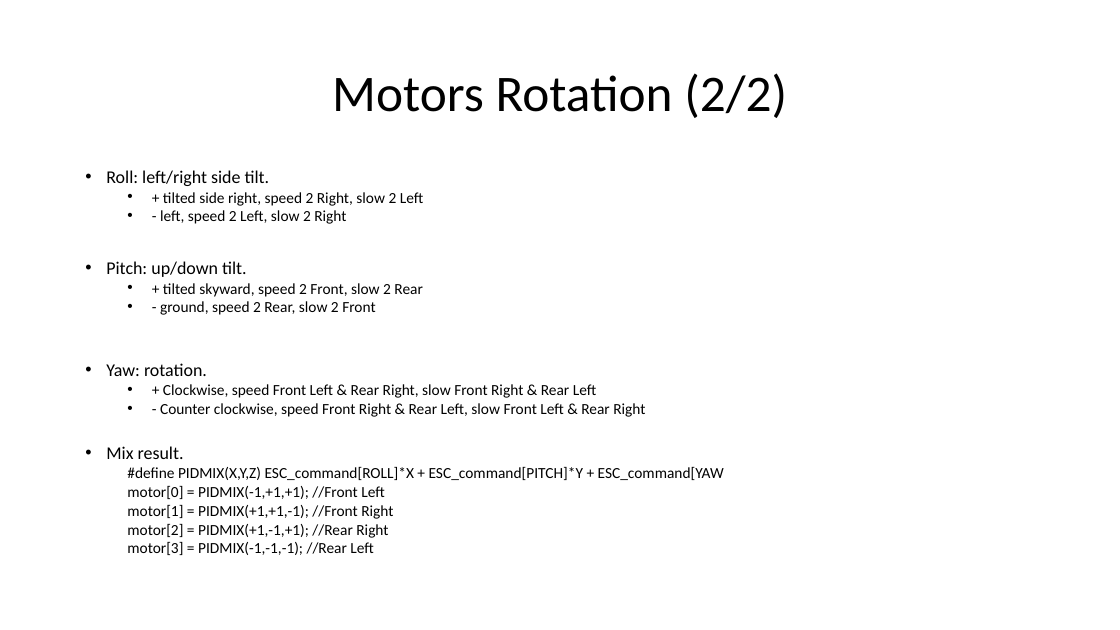
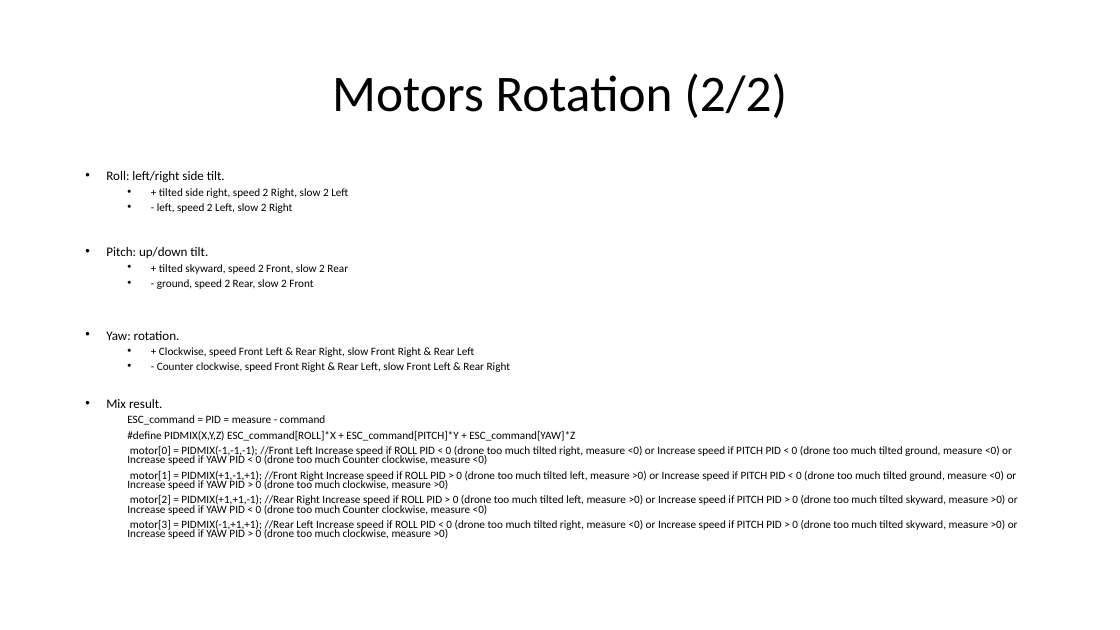
Before and after one commit to RobotEdh/RobotMicroControl, a slide deck: slide 6 of libraries/Diagramm Drone.pptx. Drawn at 1120x630 pixels with LibreOffice and Linux fonts; fonts in the diff are those of the drawing. Boxes give left, top, right and bottom in pixels: in the first picture for what was removed or moved away, otherwise in the second. Text is boxed around its words. In the diff, an @@ line names an element or a change of style, - is before the commit and + after.

```diff
--- a/libraries/Diagramm Drone.pptx
+++ b/libraries/Diagramm Drone.pptx
@@ text at (106, 171, 510, 408): size 15.4 to 11.2 pt in "Roll: left/right side tilt.", "Pitch: up/down tilt.", "Yaw: rotation.", "Mix result."; size 13.2 to 9.6 pt in "+ tilted side right, speed 2 Right, ...", "- left, speed 2 Left, slow 2 ...", "+ tilted skyward, speed 2 Front, slow ...", "- ground, speed 2 Rear, slow 2 ..." and 2 more places @@
@@ text at (127, 415, 1018, 539): text changed; size 13.2 to 9.6 pt @@
-  #define PIDMIX(X,Y,Z) ESC_command[ROLL]*X + ESC_command[PITCH]*Y + ESC_command[YAW
-  motor[0] = PIDMIX(-1,+1,+1); //Front Left
-  motor[1] = PIDMIX(+1,+1,-1); //Front Right
-  motor[2] = PIDMIX(+1,-1,+1); //Rear Right
-  motor[3] = PIDMIX(-1,-1,-1); //Rear Left
+  ESC_command = PID = measure - command
+  #define PIDMIX(X,Y,Z) ESC_command[ROLL]*X + ESC_command[PITCH]*Y + ESC_command[YAW]*Z
+  motor[0] = PIDMIX(-1,-1,-1); //Front Left Increase speed if ROLL PID < 0 (drone too much tilted right, measure <0) or Increase speed if PITCH PID < 0 (drone too much tilted ground, measure <0) or Increase speed if YAW PID < 0 (drone too much Counter clockwise, measure <0)
+  motor[1] = PIDMIX(+1,-1,+1); //Front Right Increase speed if ROLL PID > 0 (drone too much tilted left, measure >0) or Increase speed if PITCH PID < 0 (drone too much tilted ground, measure <0) or Increase speed if YAW PID > 0 (drone too much clockwise, measure >0)
+  motor[2] = PIDMIX(+1,+1,-1); //Rear Right Increase speed if ROLL PID > 0 (drone too much tilted left, measure >0) or Increase speed if PITCH PID > 0 (drone too much tilted skyward, measure >0) or Increase speed if YAW PID < 0 (drone too much Counter clockwise, measure <0)
+  motor[3] = PIDMIX(-1,+1,+1); //Rear Left Increase speed if ROLL PID < 0 (drone too much tilted right, measure <0) or Increase speed if PITCH PID > 0 (drone too much tilted skyward, measure >0) or Increase speed if YAW PID > 0 (drone too much clockwise, measure >0)
```
Also in this commit, not shown: 2 other slides changed, 1 slide added, 5 other files.
